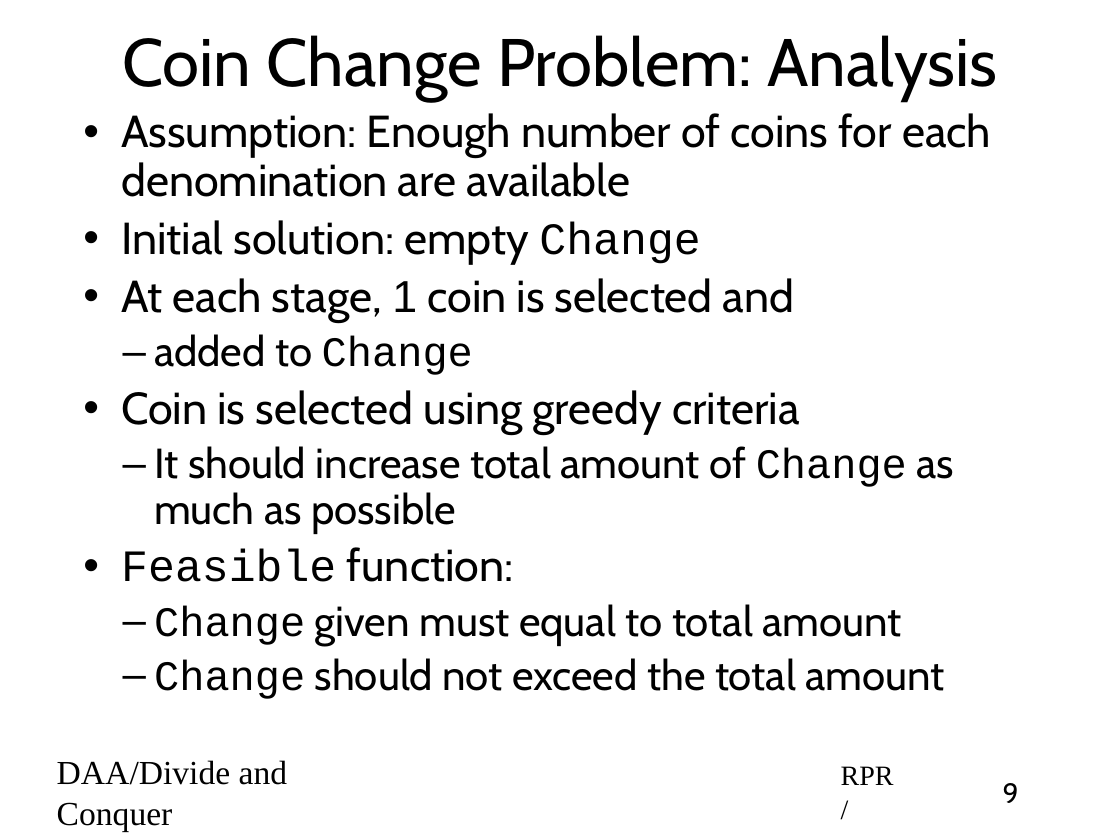
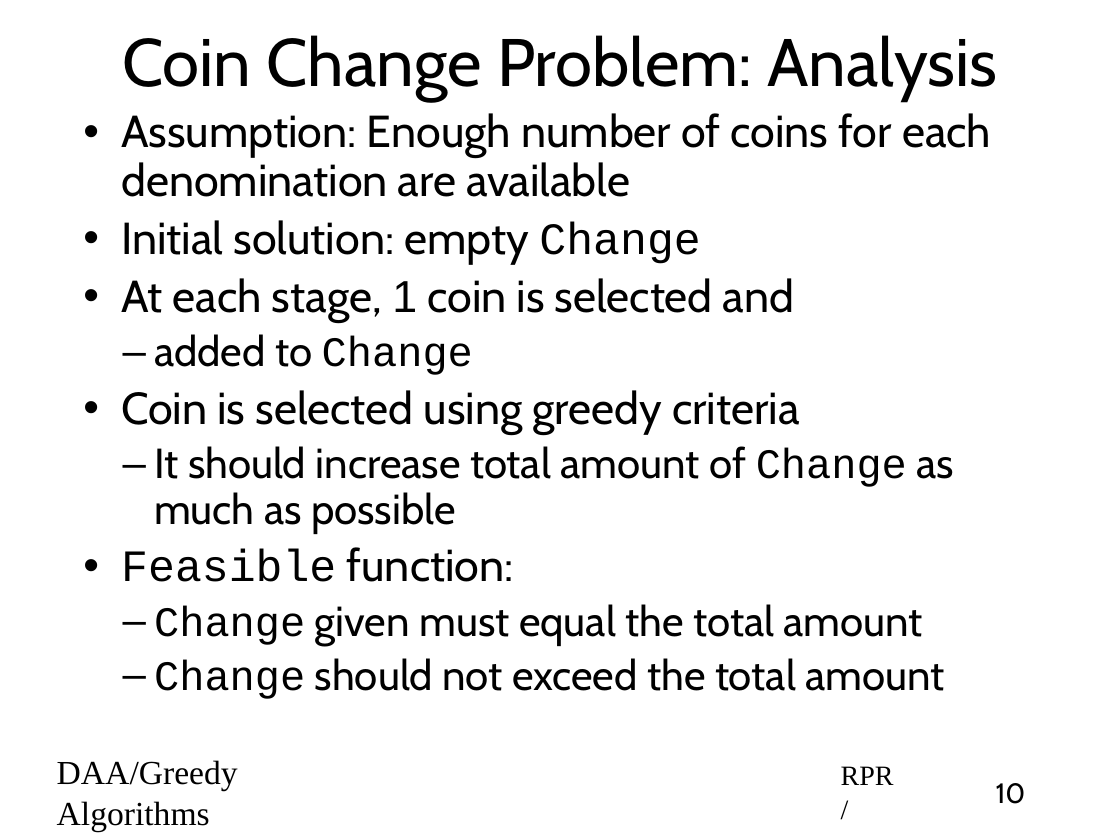
Before and after one commit to rprustagi/2019-17CS43-DAA, a slide deck: slide 10 of Slides-RPR/2019-H1-DAA-L21-Greedy-Algo-overview.pptx (slide 9 before the commit). Drawn at 1120x840 pixels with LibreOffice and Linux fonts; fonts in the diff are those of the drawing. Boxes give left, top, right and bottom in pixels: in the first picture for what was removed or moved away, otherwise in the second. Text is boxed around its words. In the diff, an @@ line names an element or a change of style, - is before the commit and + after.

Commit message:
Typo Error corrections in existing slides

```diff
--- a/Slides-RPR/2019-H1-DAA-L21-Greedy-Algo-overview.pptx
+++ b/Slides-RPR/2019-H1-DAA-L21-Greedy-Algo-overview.pptx
@@ text at (154, 604, 923, 646): text changed @@
-  – Change given must equal to total amount
+  – Change given must equal the total amount
@@ text at (57, 760, 238, 831): text changed @@
-DAA/Divide and Conquer
+DAA/Greedy Algorithms
@@ page number at (996, 783, 1026, 804): text changed @@
-9
+10
```
Also in this commit, not shown: 15 other slides changed, 1 slide added, 1 slide removed, 12 other files.
